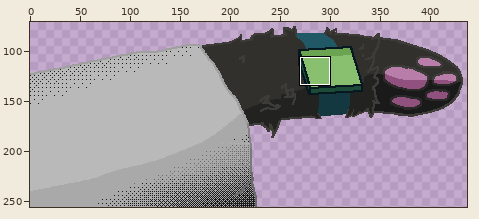
A sprite sheet gets an edit: Assets/Sprites/PauseMenuBG_short.png. The first picture is a wide view before the edit; the outline marks the close-up.
Close-up. First the earlier version:
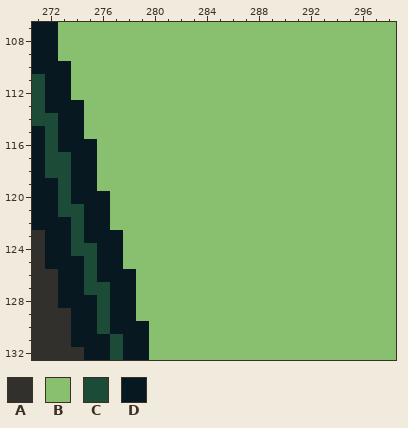
The file is 512x256 pixels. Colours within 5 levels of each other are drawn and written as one. Shown: x 271..298, y 107..132. The wide view leaves out empty margins.
Palette (. is transparent): A #31302d  B #88c070  C #1c4b37  D #081820
Pixels before, first column x 271:
107 DDBBBBBBBBBBBBBBBBBBBBBBBBBB
108 DDBBBBBBBBBBBBBBBBBBBBBBBBBB
109 DDBBBBBBBBBBBBBBBBBBBBBBBBBB
110 DDDBBBBBBBBBBBBBBBBBBBBBBBBB
111 CDDBBBBBBBBBBBBBBBBBBBBBBBBB
112 CDDBBBBBBBBBBBBBBBBBBBBBBBBB
113 CDDDBBBBBBBBBBBBBBBBBBBBBBBB
114 CCDDBBBBBBBBBBBBBBBBBBBBBBBB
115 DCDDBBBBBBBBBBBBBBBBBBBBBBBB
116 DCDDDBBBBBBBBBBBBBBBBBBBBBBB
117 DCCDDBBBBBBBBBBBBBBBBBBBBBBB
118 DCCDDBBBBBBBBBBBBBBBBBBBBBBB
119 DDCDDBBBBBBBBBBBBBBBBBBBBBBB
120 DDCDDDBBBBBBBBBBBBBBBBBBBBBB
121 DDCCDDBBBBBBBBBBBBBBBBBBBBBB
122 DDDCDDBBBBBBBBBBBBBBBBBBBBBB
123 ADDCDDDBBBBBBBBBBBBBBBBBBBBB
124 ADDCCDDBBBBBBBBBBBBBBBBBBBBB
125 ADDDCDDBBBBBBBBBBBBBBBBBBBBB
126 AADDCDDDBBBBBBBBBBBBBBBBBBBB
127 AADDCCDDBBBBBBBBBBBBBBBBBBBB
128 AADDDCDDBBBBBBBBBBBBBBBBBBBB
129 AAADDCDDBBBBBBBBBBBBBBBBBBBB
130 AAADDCDDDBBBBBBBBBBBBBBBBBBB
131 AAADDDCDDBBBBBBBBBBBBBBBBBBB
132 AAAADDCDDBBBBBBBBBBBBBBBBBBB
The same view after the edit:
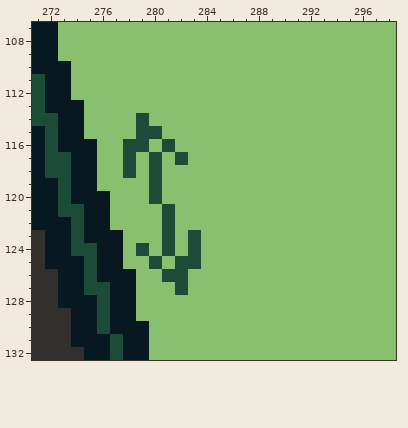
The exact change:
Changed rows in their new state; - is an unchanged pixel.
first column x 278:
114 -C----
115 -CC---
116 CC-C--
117 C-C-C-
118 C-C---
119 --C---
120 --C---
121 ---C--
122 ---C--
123 ---C-C
124 -C-C-C
125 --C-CC
126 ---CC-
127 ----C-
Boxes around the changes in both close-ups, in picture pixels (x1, y1, x2, y2):
changed: (123, 113, 201, 295)
